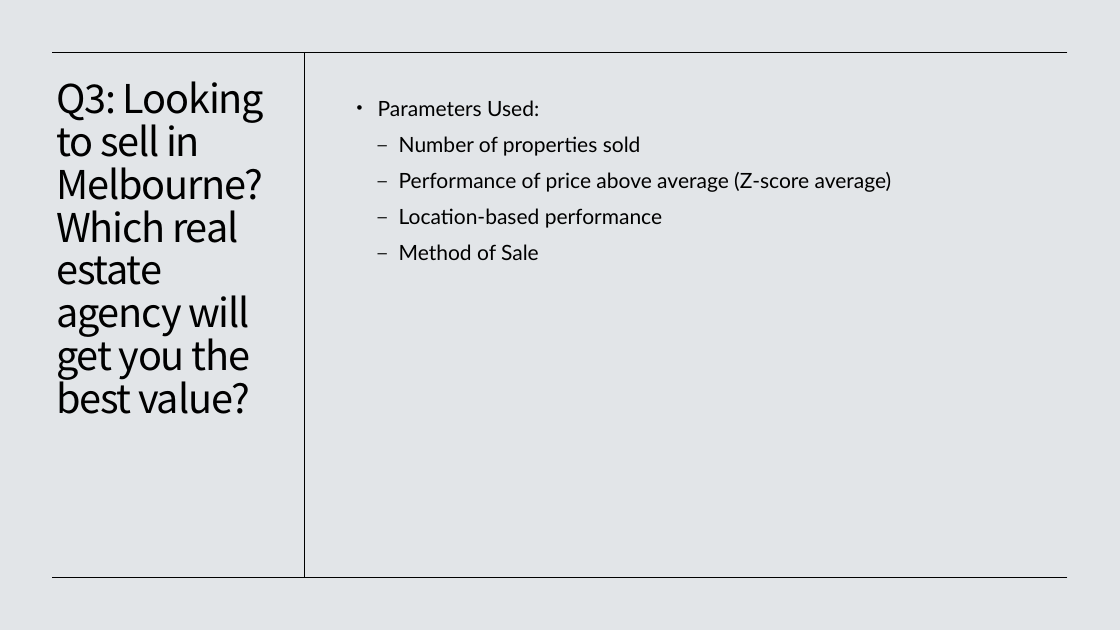
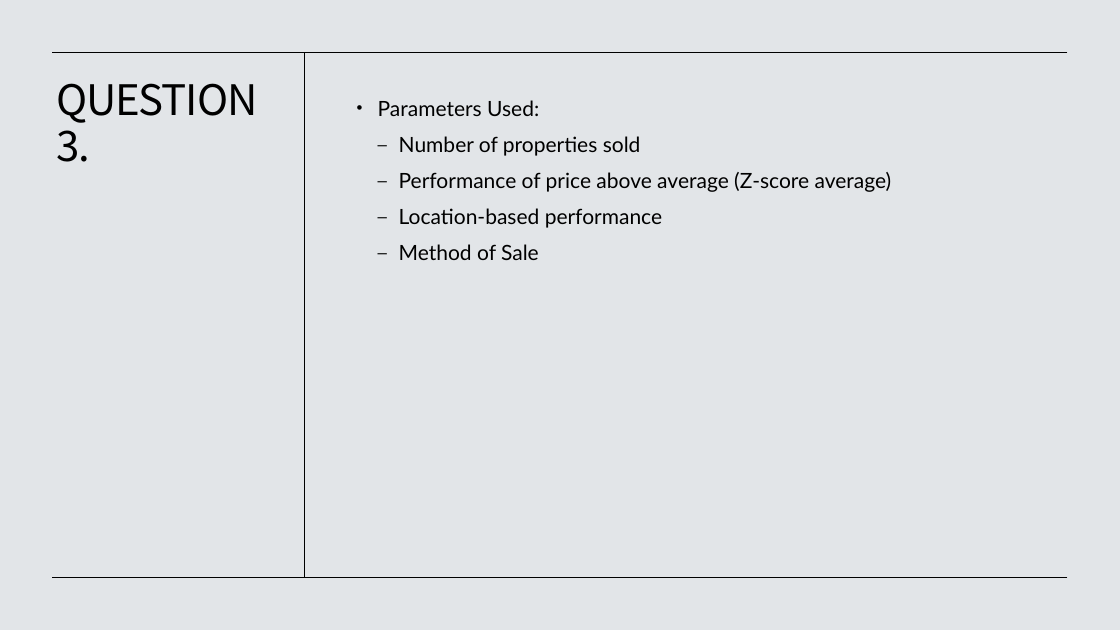
Before and after one commit to Kopixx/Project-1, a slide deck: slide 16 of Project 1 Presentation Slides.pptx (slide 14 before the commit). Drawn at 1120x630 pixels with LibreOffice and Linux fonts; fonts in the diff are those of the drawing. Boxes give left, top, right and bottom in pixels: in the first picture for what was removed or moved away, otherwise in the second. Text is boxed around its words. In the diff, an @@ line names an element or a change of style, - is before the commit and + after.

```diff
--- a/Project 1 Presentation Slides.pptx
+++ b/Project 1 Presentation Slides.pptx
@@ title at <box>56,83,257,162</box>: text changed; size 34 to 36 pt @@
-Q3: Looking to sell in Melbourne? Which real estate agency will get you the best value?
+QUESTION 3.
```
Also in this commit, not shown: 3 other slides changed, 2 slides added.
